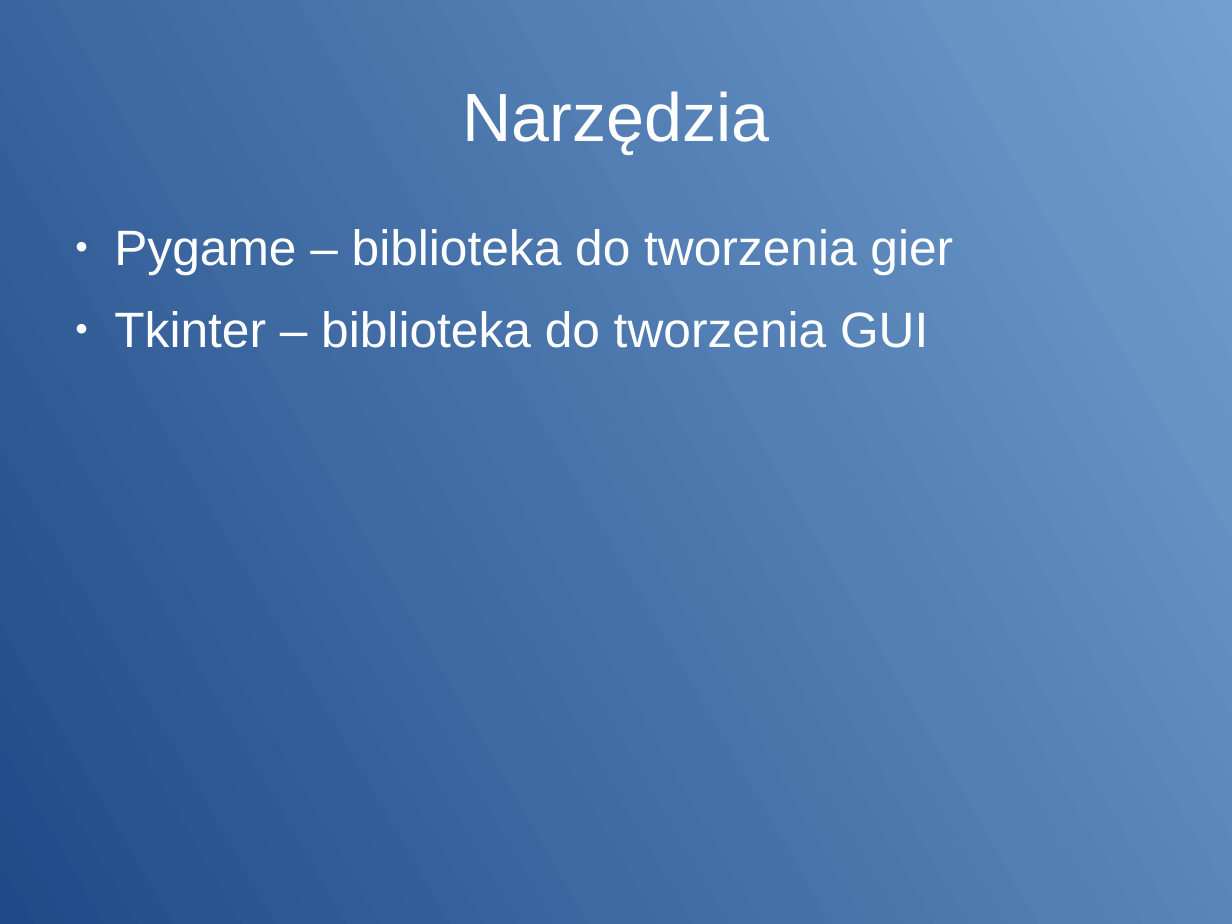
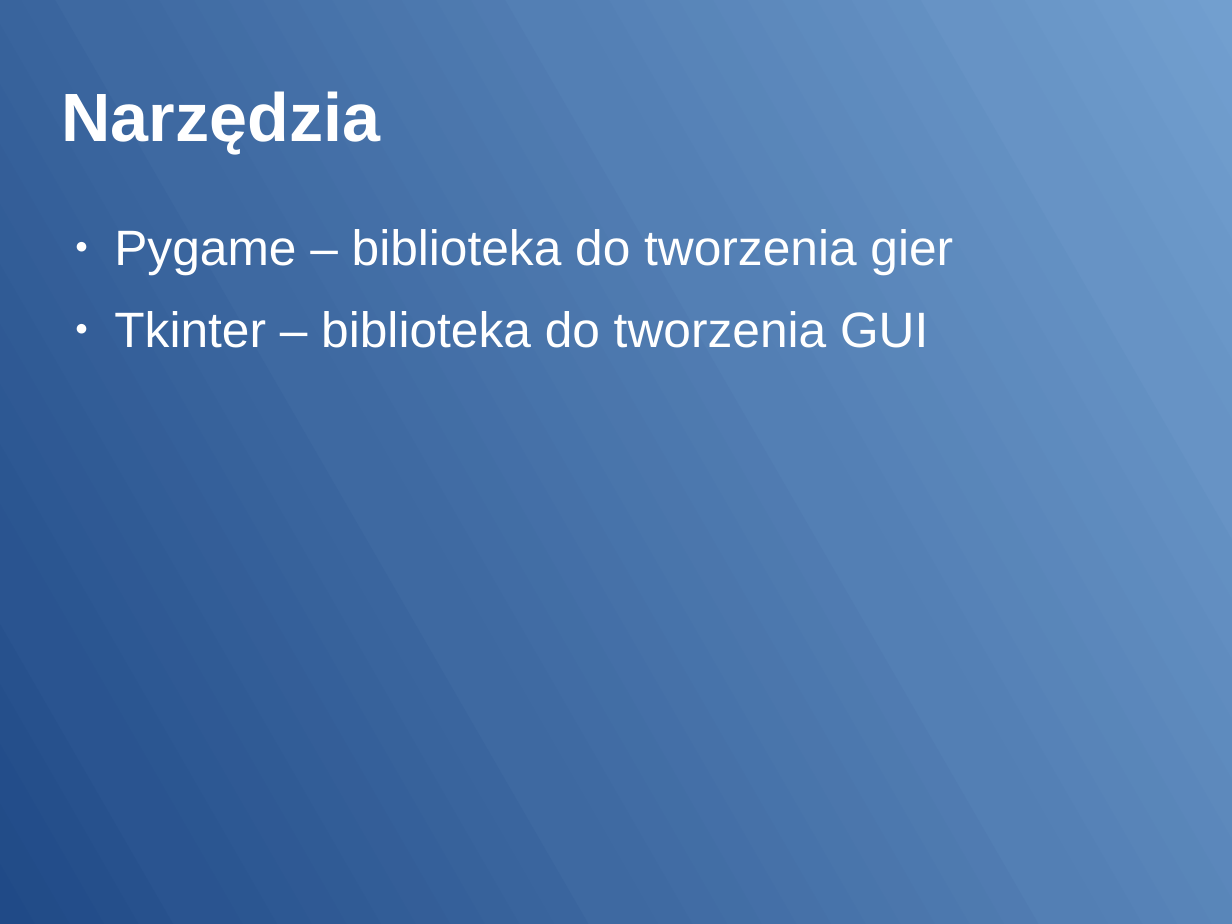
Before and after one commit to janwojcik5/HerdSimulation, a slide deck: slide 2 of Prezentacja.odp. Drawn at 1232x924 pixels with LibreOffice and Linux fonts; fonts in the diff are those of the drawing. Boxes give left, top, right and bottom in pixels: in the first picture for what was removed or moved away, otherwise in the second. Text is boxed around its words. In the diff, an @@ line names an element or a change of style, - is before the commit and + after.

```diff
--- a/Prezentacja.odp
+++ b/Prezentacja.odp
@@ title "Narzędzia" at (x1=62, y1=91, x2=381, y2=153): bold on; alignment centre to left @@
```
Also in this commit, not shown: 8 other slides changed, 3 slides added, 1 slide removed, 3 other files.
